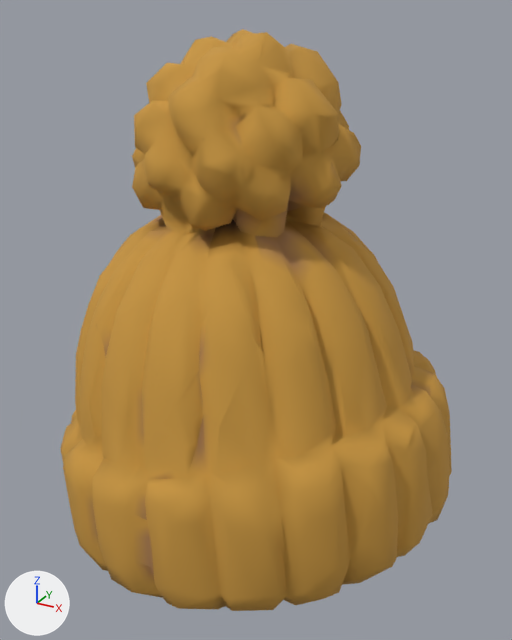
What one commit did to the glTF model public/models/hat-beanie.glb.
Camera for both pictures: a 50 mm camera at (0.62, -1.131, 0.533) aimed at (0.004, -0.011, -0.027). Arrows for +X, +Y and +Z are at lower left; the lights stay in place. The picture after the commit comes second. Where no turn or scale is listed for an object, it has been applied to the vertices. Vertices at exactly the same position are counted once.

The first picture shows 'tripo_node_a1f138ae-9c71-43f0-a166-3408770f1b53'.
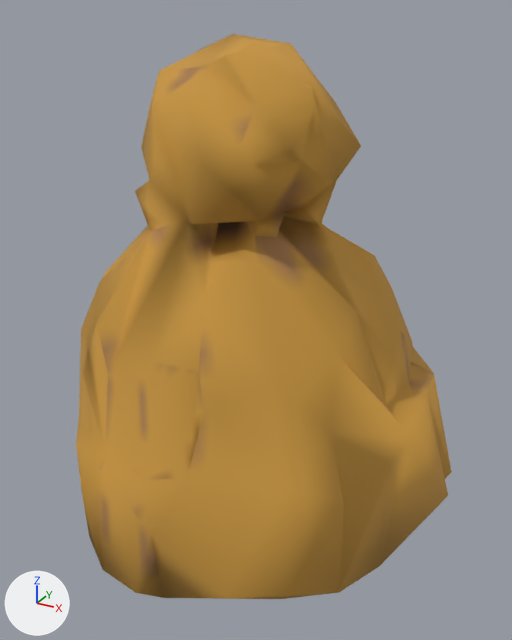
Where the newer file only moved an object's origin or applied its transform, the numbers keep the older frame.

What differs and where, as boxes [x1, y1, x2, y2] in the pictures (512 x 640 px):
'tripo_node_a1f138ae-9c71-43f0-a166-3408770f1b53', reshaped
    before: [60, 29, 452, 611]
    after: [76, 34, 452, 599]
part 1 of me_tripo_mesh_a1f138ae_9c71_43f0_a166_3408770f1b53, deleted (brown)
    before: [60, 29, 452, 611]

The change in detail:
me_tripo_mesh_a1f138ae_9c71_43f0_a166_3408770f1b53 is used by ob_tripo_node_a1f138ae_9c71_43f0_a166_3408770f1b53; location (0.0, 0.0, 0.0).
me_tripo_mesh_a1f138ae_9c71_43f0_a166_3408770f1b53 had 1386 vertices, 2768 faces and spanned x -0.404..0.404, y -0.402..0.402, z -0.5..0.5.
me_tripo_mesh_a1f138ae_9c71_43f0_a166_3408770f1b53 now has 192 vertices, 379 faces and spans x -0.404..0.403, y -0.397..0.392, z -0.5..0.491.
me_tripo_mesh_a1f138ae_9c71_43f0_a166_3408770f1b53 part 1: 1194 vertices removed from x -0.399..0.404, y -0.402..0.402, z -0.499..0.5.
